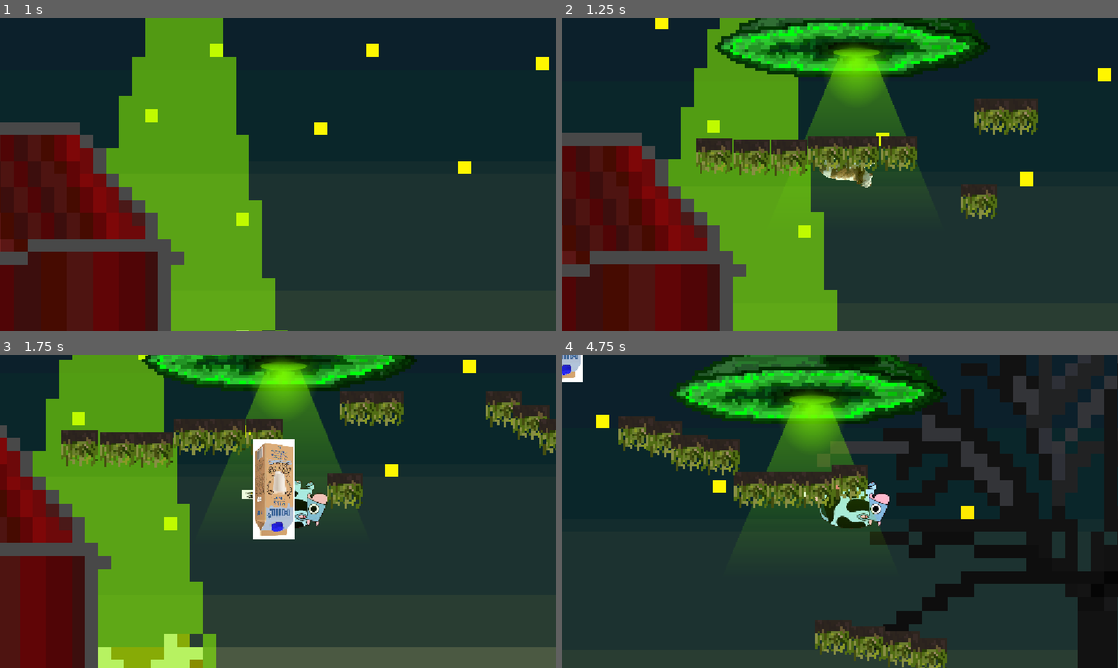
Above: before the commit, frames 1-4 (two rows, left to right).
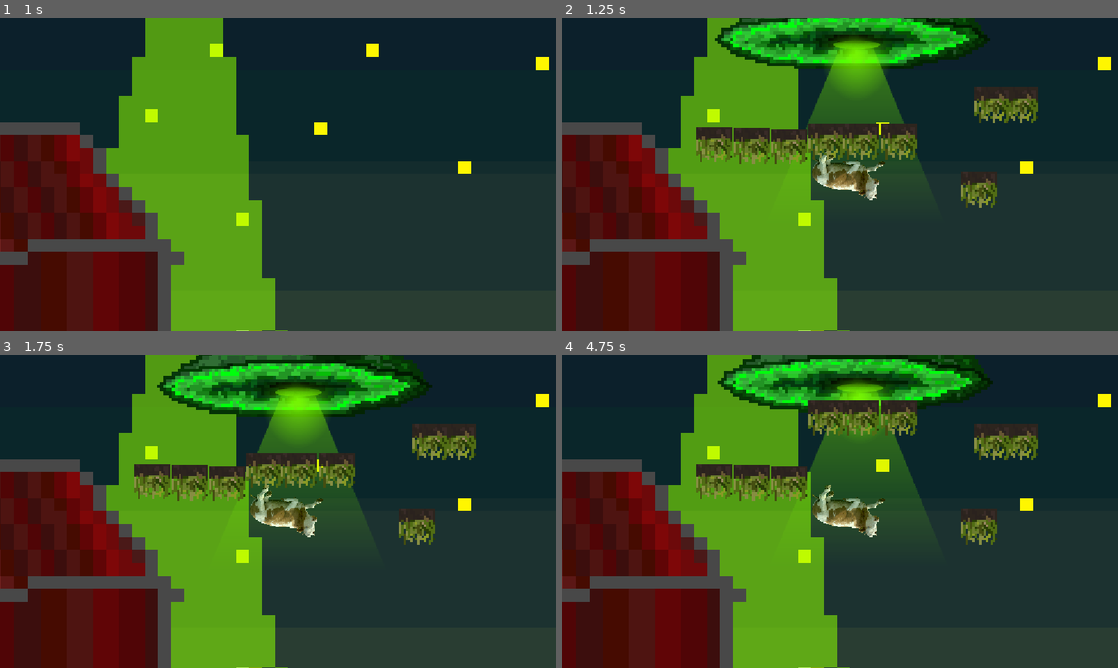
Above: after the commit, the same moments.

Repository: kocourtimik-commits/Godot-Hra
Game: Godot game, scene res://Krava/menu.tscn
Same seed, same stepped clock (60 frames per second), same inputs: the game is played once before the commit and once after it.
Inputs (mouse positions are in pixels of both pictures, inside the frame that each line leads up to):
- Up to frame 1 (1 s): click "PLAY" at 0.5 s
- Up to frame 2 (1.25 s): no input
- Up to frame 3 (1.75 s): tap Enter at 1.25 s; move the mouse to (400, 495) at 1.27 s; hold Right (right) from 1.28 s (still down); tap Alt at 1.35 s; click (400, 495) at 1.42 s; tap Space (jump) at 1.52 s
- Up to frame 4 (4.75 s): move the mouse to (728, 527) at 2.02 s; tap Shift at 2.1, 3.6 s; tap Space (jump) at 2.27, 3.77, 4.52 s; move the mouse to (895, 442) at 2.77 s; release Right (right) at 2.78 s; hold Left (left) 2.78-3.53 s; tap Alt at 2.85, 4.35 s; move the mouse to (812, 574) at 3.52 s; hold Right (right) from 3.53 s (still down); click (812, 574) at 3.67 s; move the mouse to (1006, 558) at 4.27 s

Frame 1 is identical in both runs. In frame 2, 21% of the frame differs, in the area x 0-99%, y 0-100%; in frame 3, 51%; in frame 4, 65%, in the area x 0-100%, y 0-100%.
Error after the commit: Cannot call method 'is_colliding' on a null value. (res://player.gd:38)

Commit message:
finished better autojump

Diff:
--- a/level2.tscn
+++ b/level2.tscn
@@ -1,13 +1,21 @@
 [gd_scene format=3 uid="uid://b05ltstunxlix"]
 
 [ext_resource type="PackedScene" uid="uid://bikms3t1koag1" path="res://player.tscn" id="1_player"]
+[ext_resource type="Texture2D" uid="uid://lsbh0q0q8060" path="res://Kravicka/New Piskel (3).png" id="2_8tcn8"]
 [ext_resource type="PackedScene" path="res://block.tscn" id="2_block"]
 [ext_resource type="Script" uid="uid://bjjxbbyxyanbv" path="res://death_zone.gd" id="4_death"]
+[ext_resource type="PackedScene" uid="uid://wt8wswtx51a8" path="res://grass.tscn" id="4_r6vdu"]
 
 [sub_resource type="RectangleShape2D" id="RectangleShape2D_death"]
 size = Vector2(8000, 400)
 
 [node name="Level2" type="Node2D" unique_id=942296687]
+
+[node name="pozadi2" type="Sprite2D" parent="." unique_id=25692317]
+texture_filter = 1
+position = Vector2(815.0001, 634)
+scale = Vector2(45, 45)
+texture = ExtResource("2_8tcn8")
 
 [node name="Player" parent="." unique_id=1211604062 instance=ExtResource("1_player")]
 position = Vector2(0, 500)
@@ -35,3 +43,39 @@
 [node name="CollisionShape2D" type="CollisionShape2D" parent="Smrt" unique_id=47464533]
 position = Vector2(-24, -2364)
 shape = SubResource("RectangleShape2D_death")
+
+[node name="grass14" parent="." unique_id=248336711 instance=ExtResource("4_r6vdu")]
+position = Vector2(3319.8442, 96.92145)
+scale = Vector2(30.08798, 27.273167)
+
+[node name="grass15" parent="." unique_id=1610696540 instance=ExtResource("4_r6vdu")]
+position = Vector2(4028, 220.99997)
+scale = Vector2(30.08798, 27.273167)
+
+[node name="grass16" parent="." unique_id=627597238 instance=ExtResource("4_r6vdu")]
+position = Vector2(4891, 68)
+scale = Vector2(30.08798, 27.273167)
+
+[node name="grass17" parent="." unique_id=872748699 instance=ExtResource("4_r6vdu")]
+position = Vector2(5527.834, 258.6825)
+scale = Vector2(10.942221, 11.608482)
+
+[node name="grass18" parent="." unique_id=277371295 instance=ExtResource("4_r6vdu")]
+position = Vector2(5753, 273)
+scale = Vector2(10.942221, 11.608482)
+
+[node name="grass19" parent="." unique_id=1231802767 instance=ExtResource("4_r6vdu")]
+position = Vector2(6101, 397.99997)
+scale = Vector2(10.942221, 11.608482)
+
+[node name="grass20" parent="." unique_id=632213538 instance=ExtResource("4_r6vdu")]
+position = Vector2(6407, 610)
+scale = Vector2(10.942221, 11.608482)
+
+[node name="grass21" parent="." unique_id=1705942536 instance=ExtResource("4_r6vdu")]
+position = Vector2(6981, 432)
+scale = Vector2(10.942221, 11.608482)
+
+[node name="grass22" parent="." unique_id=312779227 instance=ExtResource("4_r6vdu")]
+position = Vector2(964, 904)
+scale = Vector2(10.942221, 11.608482)
--- a/player.gd
+++ b/player.gd
@@ -5,7 +5,7 @@
 @onready var animated_sprite: AnimatedSprite2D = $AnimatedSprite2D
 @onready var spodni_raycast: RayCast2D = $SpodniRayCast
 @onready var horni_raycast: RayCast2D = $HorniRayCast
-@export var sila_vylezu: float = 250
+@export var sila_vylezu: float = 350
 
 const SPEED: float = 900.0
 const JUMP_VELOCITY: float = 1100.0
@@ -35,6 +35,7 @@
 
 
 func _physics_process(delta: float) -> void:
+	print("podlaha:", is_on_floor(), " spodni:", spodni_raycast.is_colliding(), " horni:", horni_raycast.is_colliding())
 	_cooldown = maxf(0.0, _cooldown - delta)
 
 	if is_on_floor():
@@ -73,16 +74,15 @@
 		animated_sprite.scale = Vector2(0.1, 0.1)
 		animated_sprite.position.y = -20
 
-		if direction:
-			spodni_raycast.scale.x = direction
-			horni_raycast.scale.x = direction
-			spodni_raycast.force_raycast_update()
-			horni_raycast.force_raycast_update()
+	if direction:
+		spodni_raycast.scale.x = direction
+		horni_raycast.scale.x = direction
+		spodni_raycast.force_raycast_update()
+		horni_raycast.force_raycast_update()
 
-		if is_on_floor() and direction != 0:
-			if spodni_raycast.is_colliding():
-				print("podlaha:", is_on_floor(), " spodni:", spodni_raycast.is_colliding(), " horni:", horni_raycast.is_colliding())
-				velocity.y = sila_vylezu
+	if is_on_floor() and direction:
+		if spodni_raycast.is_colliding() 	and not horni_raycast.is_colliding():
+			velocity.y = sila_vylezu
 	move_and_slide()
 
 
--- a/player.tscn
+++ b/player.tscn
@@ -102,9 +102,9 @@
 position = Vector2(1, -35)
 
 [node name="SpodniRayCast" type="RayCast2D" parent="." unique_id=1134138433]
-position = Vector2(-106, -16)
+position = Vector2(-107, -90)
 target_position = Vector2(300, 0)
 
 [node name="HorniRayCast" type="RayCast2D" parent="." unique_id=45518650]
-position = Vector2(-107, -90)
+position = Vector2(-107, -17)
 target_position = Vector2(302, 1)
--- a/project.godot
+++ b/project.godot
@@ -17,7 +17,6 @@
 
 [display]
 
-window/size/mode=3
 window/stretch/mode="canvas_items"
 window/stretch/aspect="expand"
 
